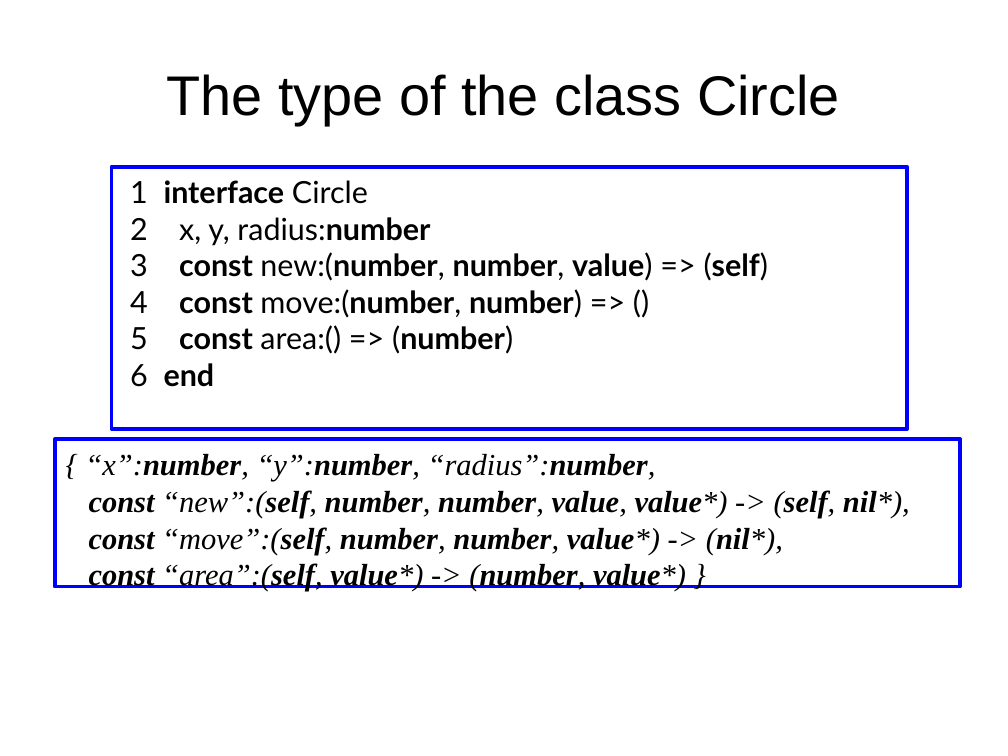
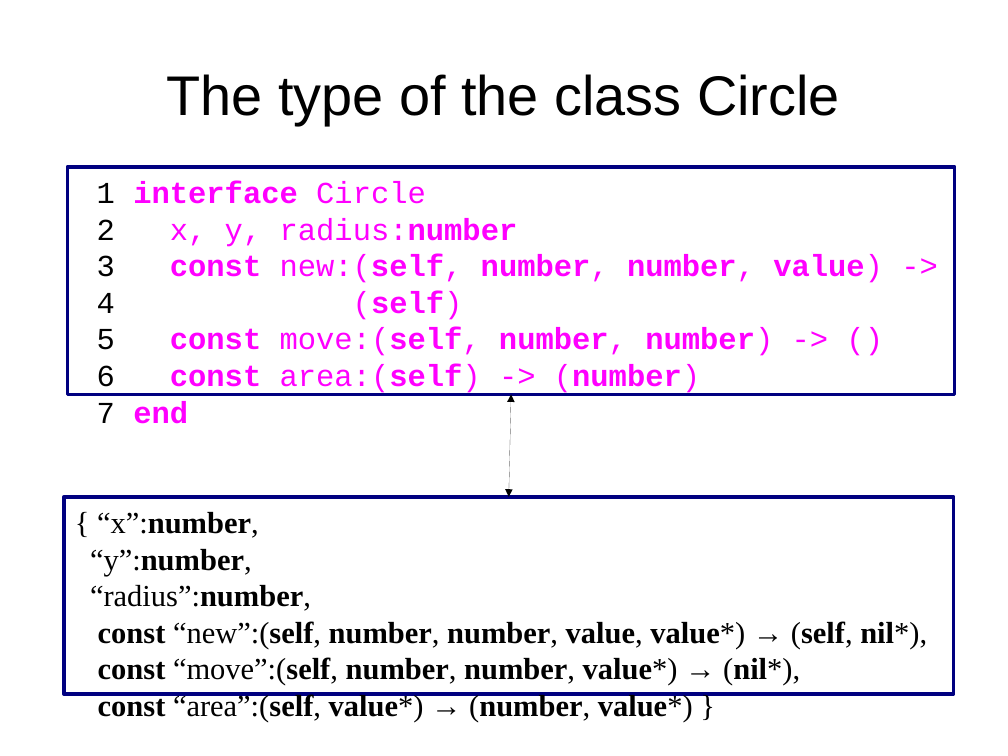
Before and after one commit to andremm/typedlua, a slide deck: slide 34 of doc/slides/dyla2014.odp (slide 33 before the commit). Drawn at 1008x756 pixels with LibreOffice and Linux fonts; fonts in the diff are those of the drawing. Boxes give left, top, right and bottom in pixels: in the first picture for what was removed or moved away, otherwise in the second. Text is boxed around its words. In the diff, an @@ line names an element or a change of style, - is before the commit and + after.

```diff
--- a/doc/slides/dyla2014.odp
+++ b/doc/slides/dyla2014.odp
@@ rectangle "1 interface Circle" at [68, 166, 955, 394]: outline #0000FF 2.89 pt to #000080 2.89 pt @@
@@ rectangle "1 interface Circle": place and size @@
-rectangle "1 interface Circle" at [112, 166, 907, 429]
+rectangle "1 interface Circle" at [68, 166, 955, 394]
@@ text in rectangle at [97, 181, 518, 247]: font Lato to Courier New in "1 interface Circle", "2 x, y, radius:number"; text colour #000000 to #FF00FF in "interface Circle", "x, y, radius:number" @@
@@ text in rectangle at [97, 254, 883, 395]: text changed; font Lato to Courier New; text colour #000000 to #FF00FF @@
-3 const new:(number, number, value) => (self)
-4 const move:(number, number) => ()
-5 const area:() => (number)
-6 end
+3 const new:(self, number, number, value) ->
+4 (self)
+5 const move:(self, number, number) -> ()
+6 const area:(self) -> (number)
+7 end
@@ double arrow added from (511, 394) to (509, 497), #000000 0 pt @@
@@ rectangle "{ “x”:number,": place and size @@
-rectangle "{ “x”:number," at [55, 439, 960, 586]
+rectangle "{ “x”:number," at [64, 497, 954, 694]
@@ rectangle "{ “x”:number," at [64, 497, 954, 694]: outline #0000FF 2.89 pt to #000080 2.89 pt @@
@@ text in rectangle at [90, 512, 927, 722]: text changed; italic off @@
-{ “x”:number, “y”:number, “radius”:number,
-const “new”:(self, number, number, value, value*) -> (self, nil*),
-const “move”:(self, number, number, value*) -> (nil*),
-const “area”:(self, value*) -> (number, value*) }
+{ “x”:number,
+“y”:number,
+“radius”:number,
+const “new”:(self, number, number, value, value*) → (self, nil*),
+const “move”:(self, number, number, value*) → (nil*),
+const “area”:(self, value*) → (number, value*) }
```
Also in this commit, not shown: 31 other slides changed, 3 slides added, 5 slides removed.
